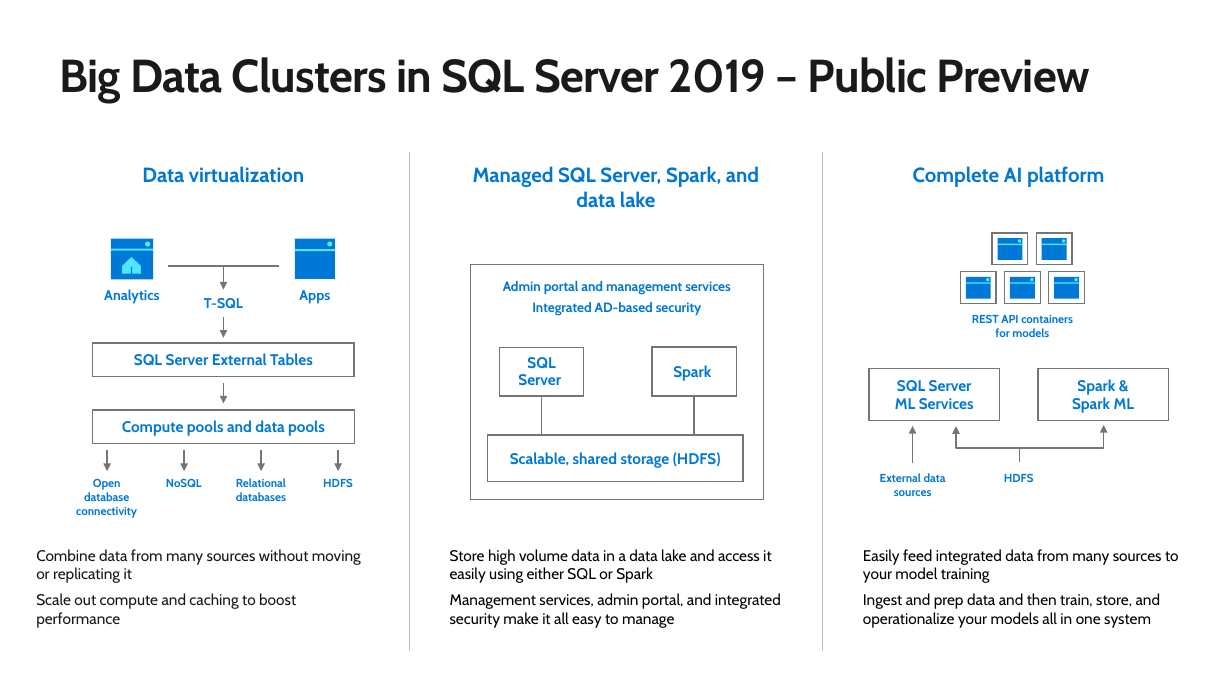
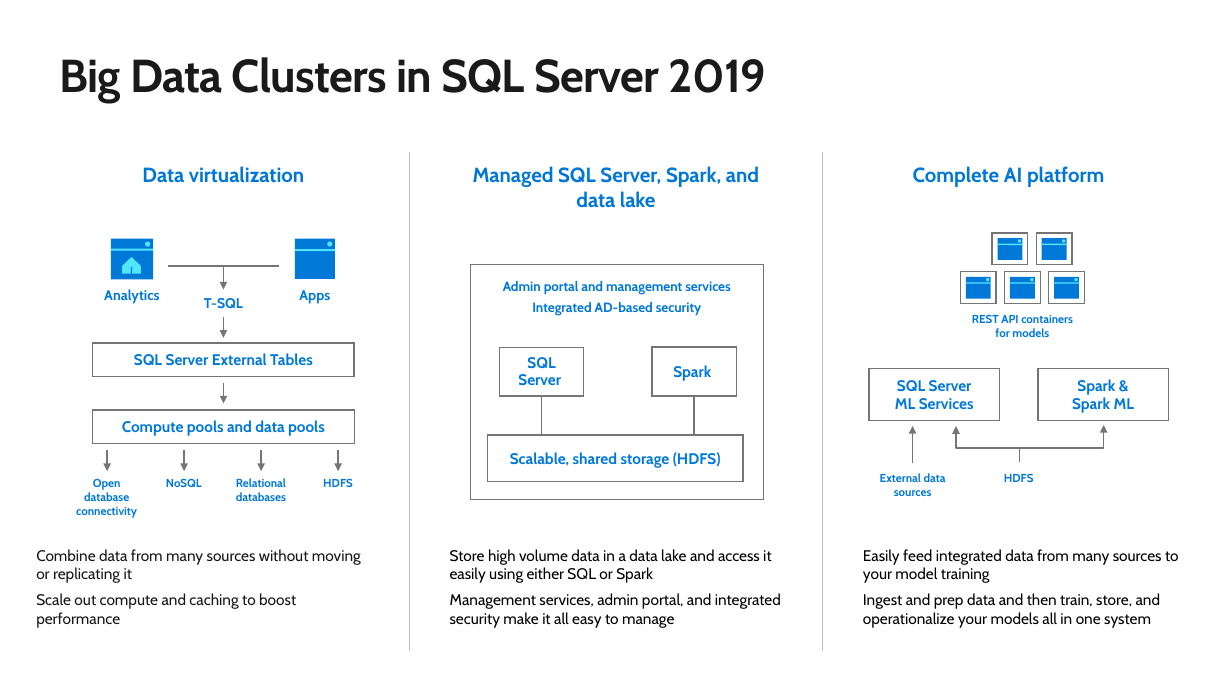
Before and after one commit to microsoft/sqlworkshops, a slide deck: slide 16 of SQLGroundToCloud/slides/SQL Server 2019 Modern Data Platform.pptx (slide 17 before the commit). Drawn at 1232x693 pixels with LibreOffice and Linux fonts; fonts in the diff are those of the drawing; background and template pictures are left out. Boxes give left, top, right and bottom in pixels: in the first picture for what was removed or moved away, otherwise in the second. Text is boxed around its words. In the diff, an @@ line names an element or a change of style, - is before the commit and + after.

```diff
--- a/SQLGroundToCloud/slides/SQL Server 2019 Modern Data Platform.pptx
+++ b/SQLGroundToCloud/slides/SQL Server 2019 Modern Data Platform.pptx
@@ title at (x1=59, y1=57, x2=766, y2=103): text changed @@
-Big Data Clusters in SQL Server 2019 – Public Preview
+Big Data Clusters in SQL Server 2019
```
Also in this commit, not shown: 5 slides added, 2 slides removed, 2 other files.
